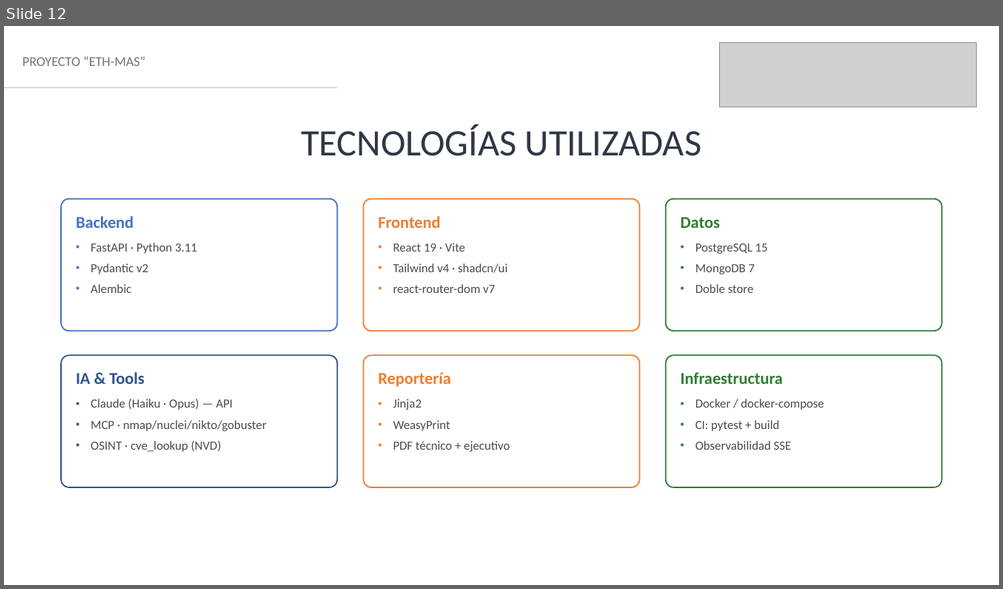
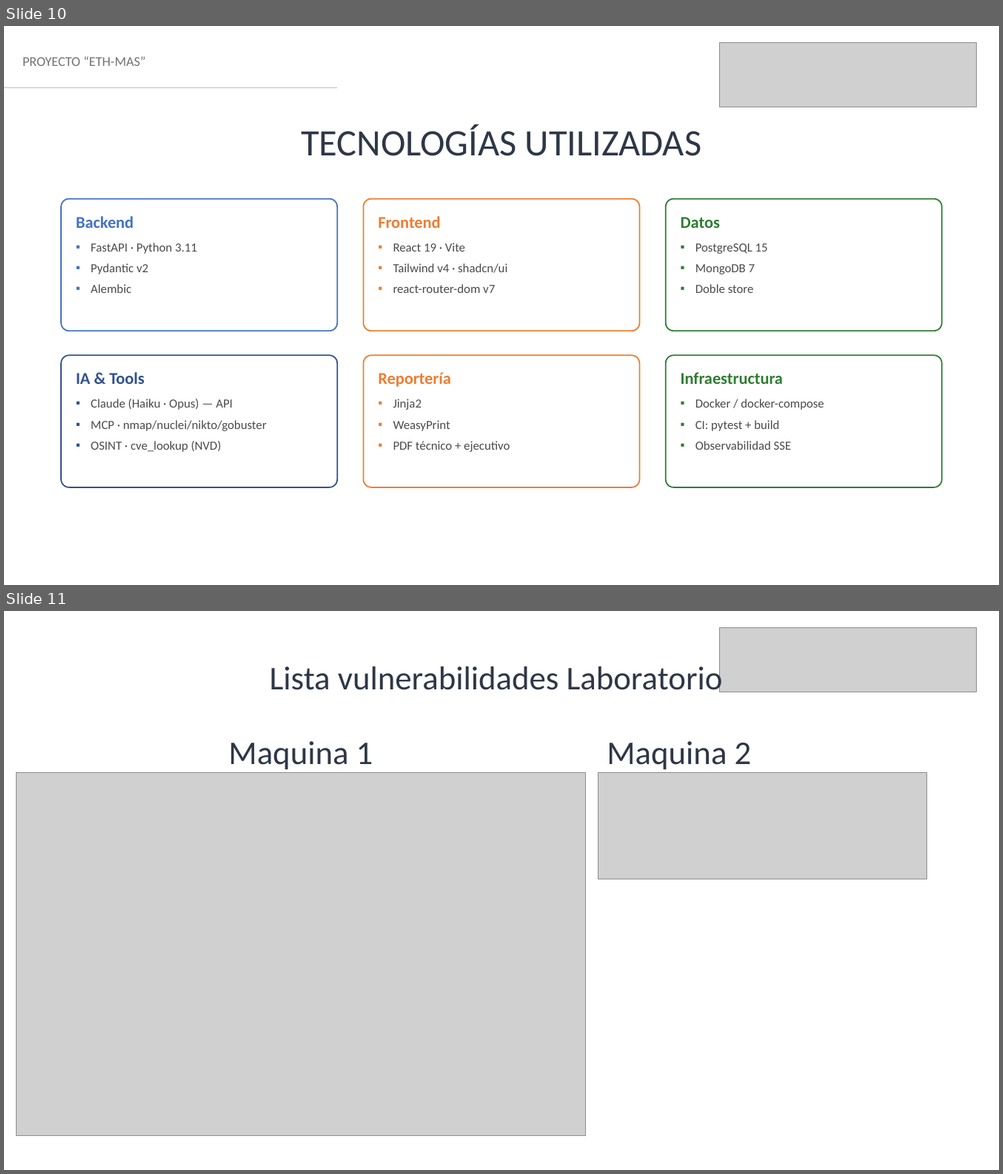
Before and after one commit to rodrigosantibanez1/Capstone, a slide deck: Fase 3/Evidencias Grupales/ETH-MAS_Presentacion_Final_Capstone.pptx. Shown one above the other, each under a label of ours: slide 12 before the commit, slides 10 and 11 after it. The pictures are 1003x589 and 1003x1174 pixels, drawn with LibreOffice and Linux fonts; fonts in the diff are those of the drawing; grey boxes stand for pictures. Boxes give left, top, right and bottom in pixels: in the first picture for what was removed or moved away, otherwise in the second. Text is boxed around its words. In the diff, an @@ line names an element or a change of style, - is before the commit and + after.

```diff
--- a/Fase 3/Evidencias Grupales/ETH-MAS_Presentacion_Final_Capstone.pptx
+++ b/Fase 3/Evidencias Grupales/ETH-MAS_Presentacion_Final_Capstone.pptx
@@ slide 11 added at (4, 611, 999, 1170), background #FFFFFF @@
@@ picture added at (720, 628, 976, 692) @@
@@ text added at (270, 662, 723, 692), 32 pt, text #2E3746 @@
+Lista vulnerabilidades Laboratorio
@@ text added at (228, 741, 373, 773), 32 pt, text #2E3746 @@
+Maquina 1
@@ text added at (606, 741, 751, 773), 32 pt, text #2E3746 @@
+Maquina 2
@@ picture added at (17, 773, 585, 1137) @@
@@ picture added at (598, 773, 927, 880) @@
@@ what was slide 12 is now slide 10 @@
@@ slide 10 changed as well @@
@@ less space between paragraphs; more space between paragraphs in 3 elements at (62, 356, 338, 488), (364, 356, 640, 488), (666, 356, 942, 488) @@
```
Also in this commit, not shown: 15 other slides changed, 1 other slide added, 8 slides removed.
